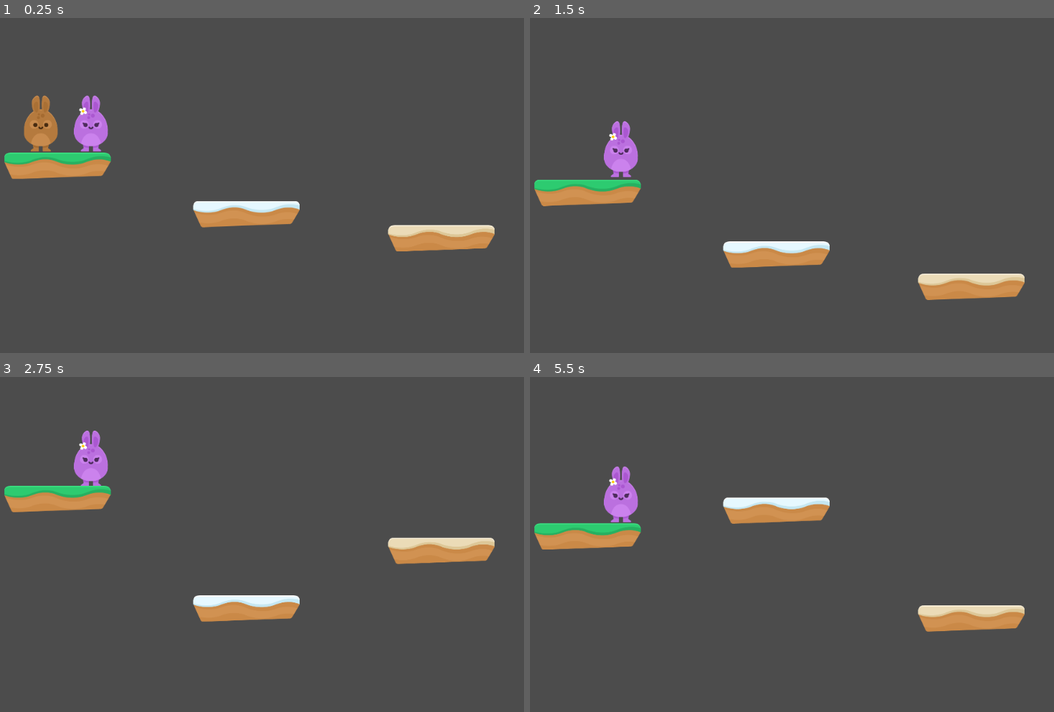
Above: before the commit, frames 1-4 (two rows, left to right).
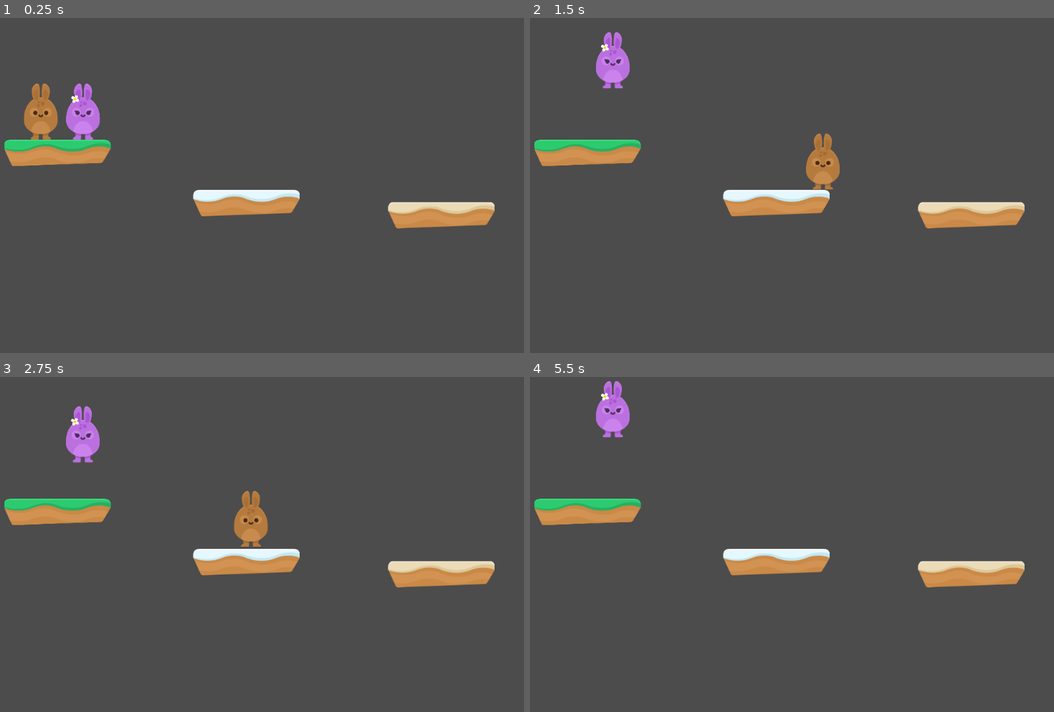
Above: after the commit, the same moments.

Repository: PLAYER-CHAI/Bunny-Jump
Game: Godot game, scene res://Scenes/Levels/Level1.tscn
Same seed, same stepped clock (60 frames per second), same inputs: the game is played once before the commit and once after it.
Inputs:
- Up to frame 1 (0.25 s): no input
- Up to frame 2 (1.5 s): hold Up (jump_A) 0.53-1.28 s; hold Right (right_A) from 0.53 s (still down); tap W (jump_B) at 0.8, 1.35 s
- Up to frame 3 (2.75 s): tap Up (jump_A) at 1.52, 1.55, 1.82 s; release Right (right_A) at 2.03 s; hold Left (left_A) from 2.03 s (still down); hold Up (jump_A) from 2.03 s (still down); tap W (jump_B) at 2.3 s
- Up to frame 4 (5.5 s): release Left (left_A) at 2.78 s; release Up (jump_A) at 2.78 s; hold Right (right_A) 2.78-4.28 s; tap W (jump_B) at 2.85, 3.8, 4.35, 5.3 s; tap Up (jump_A) at 3.02, 3.05, 3.32, 4.52, 4.55, 4.82 s; hold Up (jump_A) 3.53-4.28 s; hold Left (left_A) 4.28-5.03 s; hold Right (right_A) from 5.03 s (still down); hold Up (jump_A) from 5.03 s (still down)

The runs differ from the first frame. In frame 1, 7.9% of the frame differs, in the area x 0-95%, y 19-70%; in frame 2, 11%, in the area x 0-95%, y 4-85%; in frame 3, 9.6%; in frame 4, 9.8%.

Commit message:
Update 19/09/2019

Diff:
--- a/Player/Player_A/Player_A.gd
+++ b/Player/Player_A/Player_A.gd
@@ -1,20 +1,36 @@
 extends KinematicBody2D
 
-var motion = Vector2(0,1000)
+var motion = Vector2(0,0)
 
 export var SPEED = 500 #ค่าความเร็วเริ่มต้น
-export var JUMP = 700 #ค่าความเร็วเริ่มต้น
+export var JUMP = 900 #ค่าความเร็วเริ่มต้น
+export var GRAVITY = 60 #ค่าความเร็วเริ่มต้น
 
 func _physics_process(delta): #ตัวแปรพิเศษ
+
+	apply_gravity()
+	jump()
+	walk()
+
+	move_and_slide(motion, Vector2(0,-1))
+
+func apply_gravity():
+	motion.y = motion.y + GRAVITY
+	if is_on_floor():
+		motion.y = 0
+		print("I'm floor")
+
+func jump():
+	if Input.is_action_just_pressed("jump_A"):
+		motion.y = -JUMP
+		print("I'm jumped")
+
+func walk():
 	if Input.is_action_pressed("left_A") and not Input.is_action_pressed("right_A"):
 		motion.x = -SPEED
+		print("I'm walk left")
 	elif Input.is_action_pressed("right_A") and not Input.is_action_pressed("left_A"):
 		motion.x = SPEED
+		print("I'm walk right")
 	else:
 		motion.x = 0
-
-	if Input.is_action_pressed("jump_A"):
-		motion.y = -JUMP
-	else:
-		motion.y = 600
-	move_and_slide(motion)
--- a/Player/Player_B/Player_B.gd
+++ b/Player/Player_B/Player_B.gd
@@ -1,20 +1,36 @@
 extends KinematicBody2D
 
-var motion = Vector2(0,1000)
+var motion = Vector2(0,0)
 
 export var SPEED = 500 #ค่าความเร็วเริ่มต้น
-export var JUMP = 700 #ค่าความเร็วเริ่มต้น
+export var JUMP = 900 #ค่าความเร็วเริ่มต้น
+export var GRAVITY = 60 #ค่าความเร็วเริ่มต้น
 
 func _physics_process(delta): #ตัวแปรพิเศษ
+
+	apply_gravity()
+	jump()
+	walk()
+
+	move_and_slide(motion, Vector2(0,-1))
+
+func apply_gravity():
+	motion.y = motion.y + GRAVITY
+	if is_on_floor():
+		motion.y = 0
+		print("I'm floor")
+
+func jump():
+	if Input.is_action_just_pressed("jump_B"):
+		motion.y = -JUMP
+		print("I'm jumped")
+
+func walk():
 	if Input.is_action_pressed("left_B") and not Input.is_action_pressed("right_B"):
 		motion.x = -SPEED
+		print("I'm walk left")
 	elif Input.is_action_pressed("right_B") and not Input.is_action_pressed("left_B"):
 		motion.x = SPEED
+		print("I'm walk right")
 	else:
 		motion.x = 0
-
-	if Input.is_action_pressed("jump_B"):
-		motion.y = -JUMP
-	else:
-		motion.y = 600
-	move_and_slide(motion)
--- a/Scenes/Levels/Level1.tscn
+++ b/Scenes/Levels/Level1.tscn
@@ -9,33 +9,28 @@
 [node name="Level1" type="Node"]
 
 [node name="Players" type="Node" parent="."]
-editor/display_folded = true
 
 [node name="Player_A" parent="Players" instance=ExtResource( 1 )]
 position = Vector2( 128.131, 169.588 )
 scale = Vector2( 0.5, 0.5 )
 
 [node name="Player_B" parent="Players" instance=ExtResource( 2 )]
-position = Vector2( 217.914, 170.231 )
+position = Vector2( 203.757, 168.648 )
 scale = Vector2( 0.5, 0.5 )
 
 [node name="Platforms" type="Node" parent="."]
-editor/display_folded = true
 
 [node name="Platform_A" parent="Platforms" instance=ExtResource( 3 )]
 position = Vector2( 157.521, 241.752 )
 scale = Vector2( 0.5, 0.5 )
-motion = Vector2( 0, 150 )
 cycle = 5.0
 
 [node name="Platform_B" parent="Platforms" instance=ExtResource( 4 )]
 position = Vector2( 843.493, 353.032 )
 scale = Vector2( 0.5, 0.5 )
-motion = Vector2( 0, 270 )
 cycle = 5.0
 
 [node name="Platform_C" parent="Platforms" instance=ExtResource( 5 )]
 position = Vector2( 495.319, 331.505 )
 scale = Vector2( 0.5, 0.5 )
-motion = Vector2( 0, 200 )
 cycle = 8.0
